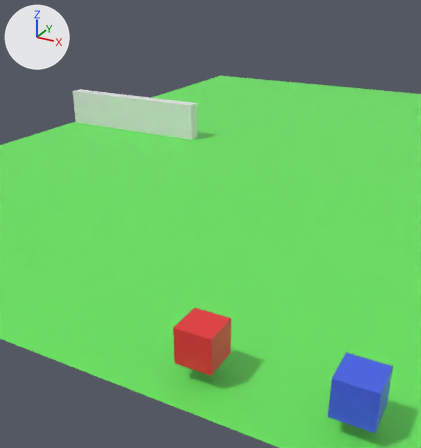
The glTF model views/src/3d/game.gltf: old version first, new version second.
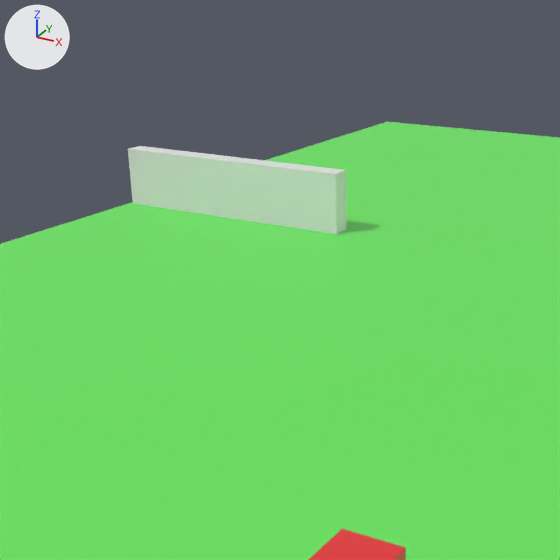
Each version is shown whole from a 50 mm camera at (5.79, -28.83, 9.16) aimed at (-5.08, -9.06, -0.73), then close up on the part from 0% to 76% of the width and 1% to 73% of the height. The axes (+X, +Y, +Z) are drawn at upper left. The lights are the same throughout. Where no turn or scale is listed for an object, it has been applied to the vertices.

The older version as bpy lines, for what is in view:
```python
me_geoj1 = bpy.data.meshes.new('GeoJ1')
me_geoj1.from_pydata(...)  # a box spanning x -0.5..0.5, y -0.5..0.5, z -0.5..0.5
me_geoj1.materials.append(mat_carrosseriej1)  # red #e73437
me_mur = bpy.data.meshes.new('Mur')
me_mur.from_pydata(...)  # a box spanning x -4.36..4.36, y -0.33..0.33, z -1.0..1.0
me_mur.materials.append(mat_murm)  # white #e7e7e7
me_plane = bpy.data.meshes.new('Plane')
me_plane.from_pydata([(20.0, -20.0, 0.0), (20.0, 20.0, 0.0), (-20.0, 20.0, 0.0), (-20.0, -20.0, 0.0)], [], [(0, 1, 2), (0, 2, 3)])
me_plane.materials.append(mat_sol)  # green #69e75f
ob_j1 = bpy.data.objects.new('J1', me_geoj1)
ob_j1.location = (0.0, -18.69, 1.0)
ob_mur = bpy.data.objects.new('Mur', me_mur)
ob_mur.location = (-15.49, 0.0, 1.0)
ob_plane = bpy.data.objects.new('Plane', me_plane)
ob_plane.location = (0.0, 0.0, 0.0)
```
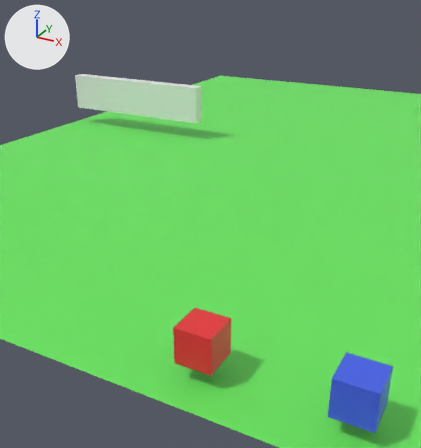
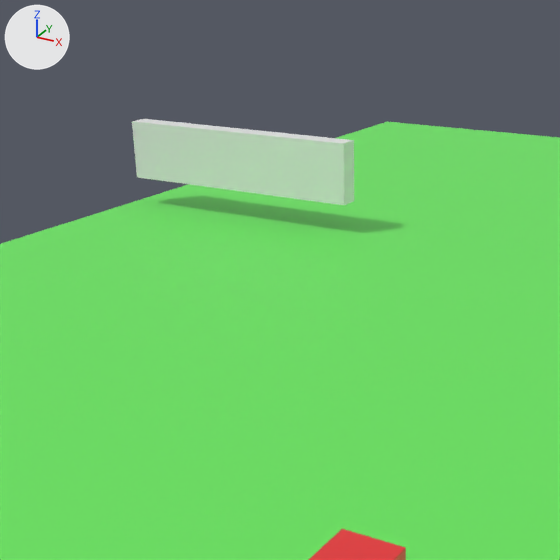
Where the newer file only moved an object's origin or applied its transform, the numbers keep the older frame.

What differs and where, as boxes [x1, y1, x2, y2] in the close-ups (560 x 560 px):
'Mur', moved: before [128, 146, 346, 234]; after [132, 119, 354, 205]

The change in detail:
Object 'Mur' (ob_mur) moves from (-15.49, 0.0, 1.0) to (-15.18, 0.0, 2.0).
